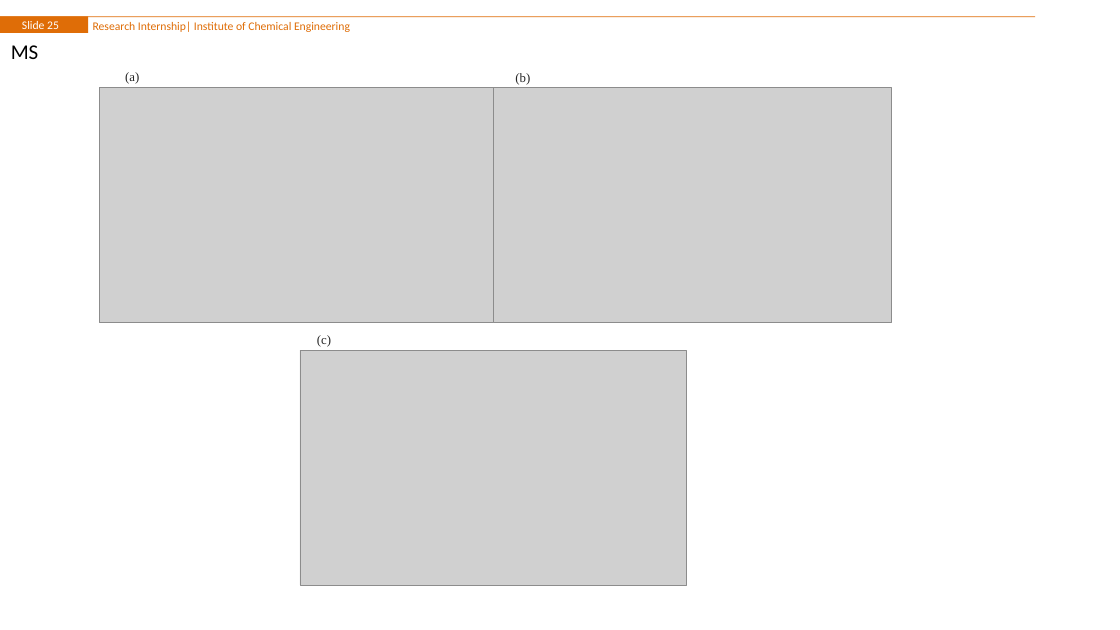
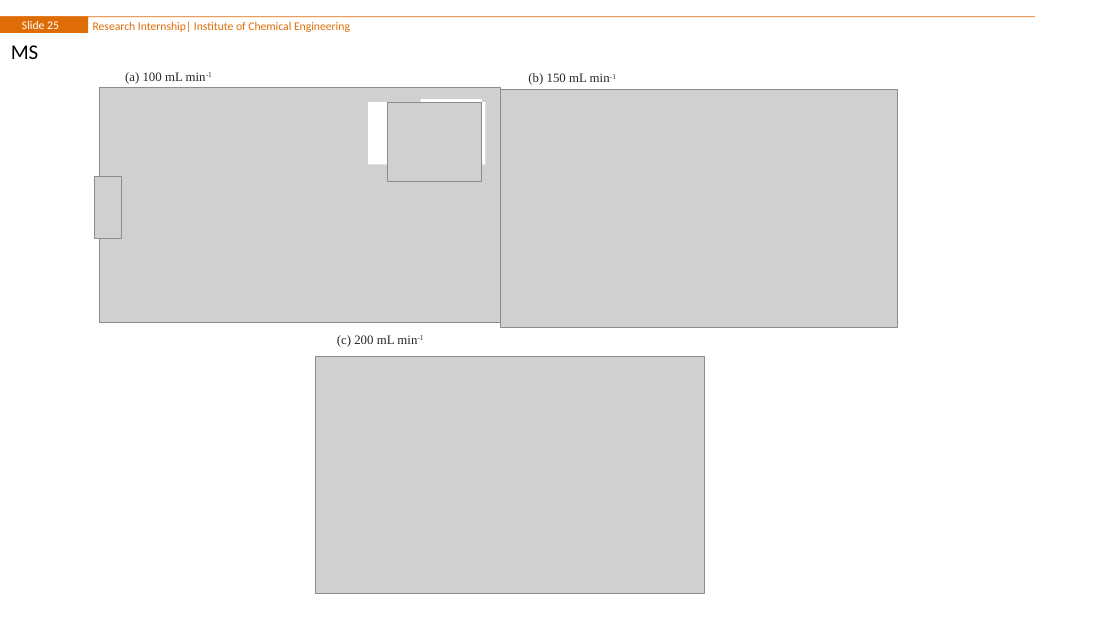
Before and after one commit to ChemRxnEngLab/nRTD, a slide deck: slide 25 of Tuana_Oyuncu_RI_042024.pptx. Drawn at 1120x630 pixels with LibreOffice and Linux fonts; fonts in the diff are those of the drawing; grey boxes stand for pictures; background and template pictures are left out. Boxes give left, top, right and bottom in pixels: in the first picture for what was removed or moved away, otherwise in the second. Text is boxed around its words. In the diff, an @@ line names an element or a change of style, - is before the commit and + after.

```diff
--- a/Tuana_Oyuncu_RI_042024.pptx
+++ b/Tuana_Oyuncu_RI_042024.pptx
@@ text at bbox=[125, 72, 212, 84]: text changed @@
-(a)
+(a) 100 mL min-1
@@ text removed at bbox=[515, 73, 530, 85] @@
-(b)
@@ text added at bbox=[528, 73, 616, 85], 11 pt, text #262626 @@
+(b) 150 mL min-1
@@ rectangle added at bbox=[368, 103, 486, 165], fill #FFFFFF @@
@@ picture added at bbox=[387, 103, 481, 182] @@
@@ rectangle added at bbox=[421, 99, 482, 167], fill #FFFFFF @@
@@ picture: place and size @@
-picture at bbox=[493, 88, 891, 323]
+picture at bbox=[501, 90, 897, 327]
@@ picture added at bbox=[94, 176, 121, 239] @@
@@ picture: place and size @@
-picture at bbox=[300, 350, 686, 586]
+picture at bbox=[315, 356, 704, 593]
@@ text removed at bbox=[317, 335, 331, 347] @@
-(c)
@@ text added at bbox=[337, 335, 424, 347], 11 pt, text #262626 @@
+(c) 200 mL min-1
```
Also in this commit, not shown: 2 slides added, 58 other files.
